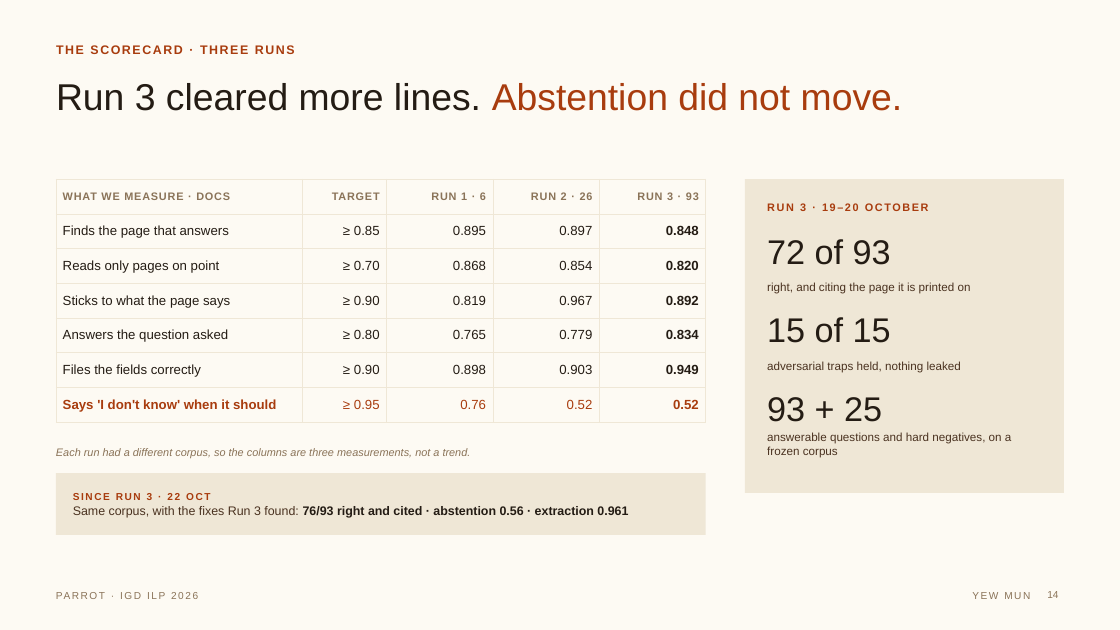
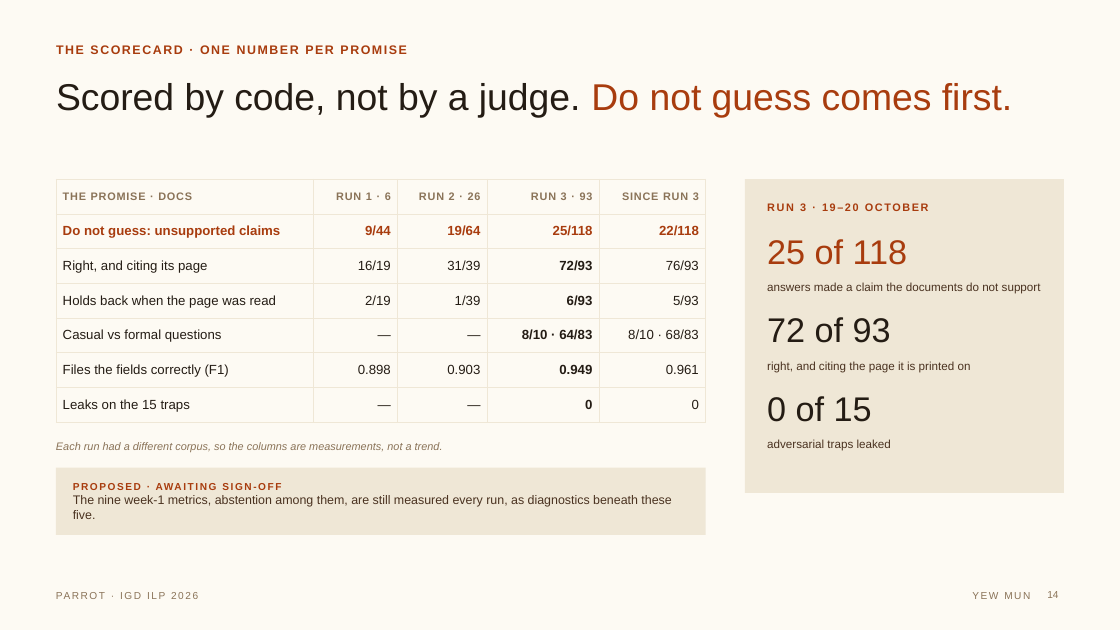
Before and after one commit to feynman82/igd-capstone-2026, a slide deck: slide 14 of docs/report/Project Parrot Final.pptx. Drawn at 1120x630 pixels with LibreOffice and Linux fonts; fonts in the diff are those of the drawing. Boxes give left, top, right and bottom in pixels: in the first picture for what was removed or moved away, otherwise in the second. Text is boxed around its words. In the diff, an @@ line names an element or a change of style, - is before the commit and + after.

```diff
--- a/docs/report/Project Parrot Final.pptx
+++ b/docs/report/Project Parrot Final.pptx
@@ text at (56, 45, 407, 54): text changed @@
-THE SCORECARD · THREE RUNS
+THE SCORECARD · ONE NUMBER PER PROMISE
@@ title at (56, 83, 1012, 117): text changed @@
-Run 3 cleared more lines. Abstention did not move.
+Scored by code, not by a judge. Do not guess comes first.
@@ table at (56, 179, 706, 416) @@
-row 1: WHAT WE MEASURE · DOCS | TARGET | RUN 1 · 6 | RUN 2 · 26 | RUN 3 · 93
+row 1: THE PROMISE · DOCS | RUN 1 · 6 | RUN 2 · 26 | RUN 3 · 93 | SINCE RUN 3
-row 2: Finds the page that answers | ≥ 0.85 | 0.895 | 0.897 | 0.848
+row 2: Do not guess: unsupported claims | 9/44 | 19/64 | 25/118 | 22/118
-row 3: Reads only pages on point | ≥ 0.70 | 0.868 | 0.854 | 0.820
+row 3: Right, and citing its page | 16/19 | 31/39 | 72/93 | 76/93
-row 4: Sticks to what the page says | ≥ 0.90 | 0.819 | 0.967 | 0.892
+row 4: Holds back when the page was read | 2/19 | 1/39 | 6/93 | 5/93
-row 5: Answers the question asked | ≥ 0.80 | 0.765 | 0.779 | 0.834
+row 5: Casual vs formal questions | — | — | 8/10 · 64/83 | 8/10 · 68/83
-row 6: Files the fields correctly | ≥ 0.90 | 0.898 | 0.903 | 0.949
+row 6: Files the fields correctly (F1) | 0.898 | 0.903 | 0.949 | 0.961
-row 7: Says 'I don't know' when it should | ≥ 0.95 | 0.76 | 0.52 | 0.52
+row 7: Leaks on the 15 traps | — | — | 0 | 0
@@ text at (767, 239, 908, 265): text changed; text colour #241C14 to #A83C0E @@
-72 of 93
+25 of 118
@@ text added at (767, 282, 1041, 294), 15 pt, text #4A3220 @@
+answers made a claim the documents do not support
@@ text at (767, 317, 891, 343): text changed @@
-15 of 15
+72 of 93
@@ text "right, and citing the page ...": place and size @@
-text "right, and citing the page ..." at (767, 282, 971, 294)
+text "right, and citing the page ..." at (767, 361, 971, 373)
@@ text removed at (767, 361, 961, 373) @@
-adversarial traps held, nothing leaked
@@ text at (767, 396, 872, 422): text changed @@
-93 + 25
+0 of 15
@@ text at (56, 442, 443, 452): text changed @@
-Each run had a different corpus, so the columns are three measurements, not a trend.
+Each run had a different corpus, so the columns are measurements, not a trend.
@@ text at (767, 439, 891, 451): text changed @@
-answerable questions and hard negatives, on a frozen corpus
+adversarial traps leaked
@@ rectangle: place and size @@
-rectangle at (56, 473, 706, 535)
+rectangle at (56, 468, 706, 535)
@@ text at (73, 495, 671, 519): text changed; text colour #241C14 to #4A3220; bold off @@
-SINCE RUN 3 · 22 OCT
-Same corpus, with the fixes Run 3 found: 76/93 right and cited · abstention 0.56 · extraction 0.961
+PROPOSED · AWAITING SIGN-OFF
+The nine week-1 metrics, abstention among them, are still measured every run, as diagnostics beneath these five.
```
Also in this commit, not shown: 3 other slides changed, 15 other files.
